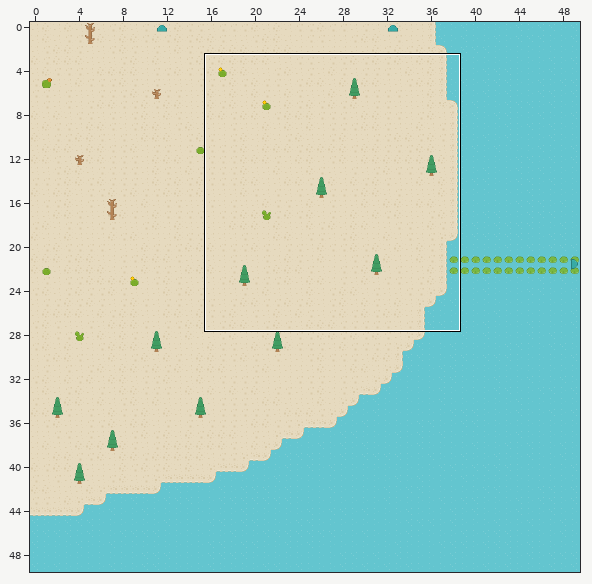
Two versions of a level (Tiled map (JSON), client/maps/The Sandy Beach.json). Above: a wide view before the commit, with the close-up outlined.
Close-up. As it was:
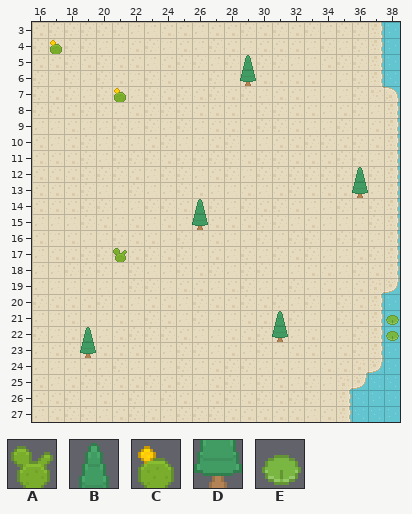
Cells are 16x16 px. Shown: x 16..38, y 3..27. The commit also changed other parts of the map, which this record leaves out.
Key: from "roguelikeSheet": A 800, B 878, C 885, D 964, E 972.
_ is an empty cell.
Layers that did not change in this view are not listed.
Layer "Deco0" before, first column x 16:
 3 _______________________
 4 _C_____________________
 5 _______________________
 6 _____________D_________
 7 _____C_________________
 8 _______________________
 9 _______________________
10 _______________________
11 _______________________
12 _______________________
13 ____________________D__
14 _______________________
15 __________D____________
16 _______________________
17 _____A_________________
18 _______________________
19 _______________________
20 _______________________
21 ______________________E
22 _______________D______E
23 ___D___________________
24 _______________________
25 _______________________
26 _______________________
27 _______________________
Once edited:
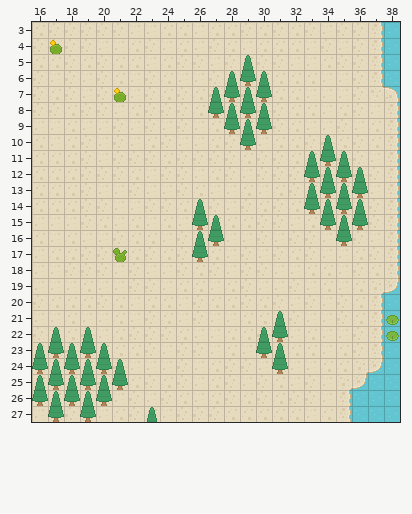
What changed:
Changed rows in their new state; . is an unchanged cell.
Layer "Deco0":
first column x 26:
 7 ..DBD......
 8 .DBDB......
 9 ..DBD......
10 ...D.......
11 ........D..
12 .......DBD.
13 .......BDB.
14 .......DBDB
15 ........DBD
16 BD.......D.
17 D..........
first column x 16:
23 .D............DB
24 DBDBD..........D
25 BDBDBD..........
26 DBDBD...........
27 .D.D............
Layer "Above0":
first column x 27:
 6 .B.B.....
 7 B........
10 .......B.
11 ......B.B
first column x 27:
15 B
first column x 16:
22 .B............B
23 B.B.B..........
24 .....B.........
27 .......B.......
Where, in picture pixels (left, top, right, bottom), the same in both close-ups:
added: (208, 71, 272, 150)
added: (304, 135, 368, 246)
added: (192, 215, 224, 262)
added: (32, 327, 128, 422)
added: (256, 327, 288, 374)
added: (147, 407, 157, 422)
